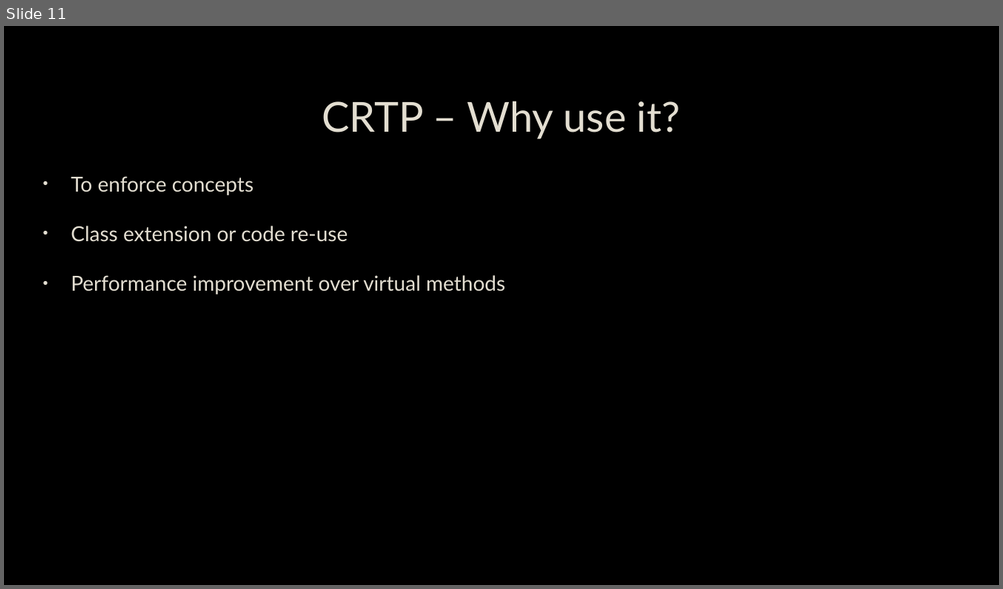
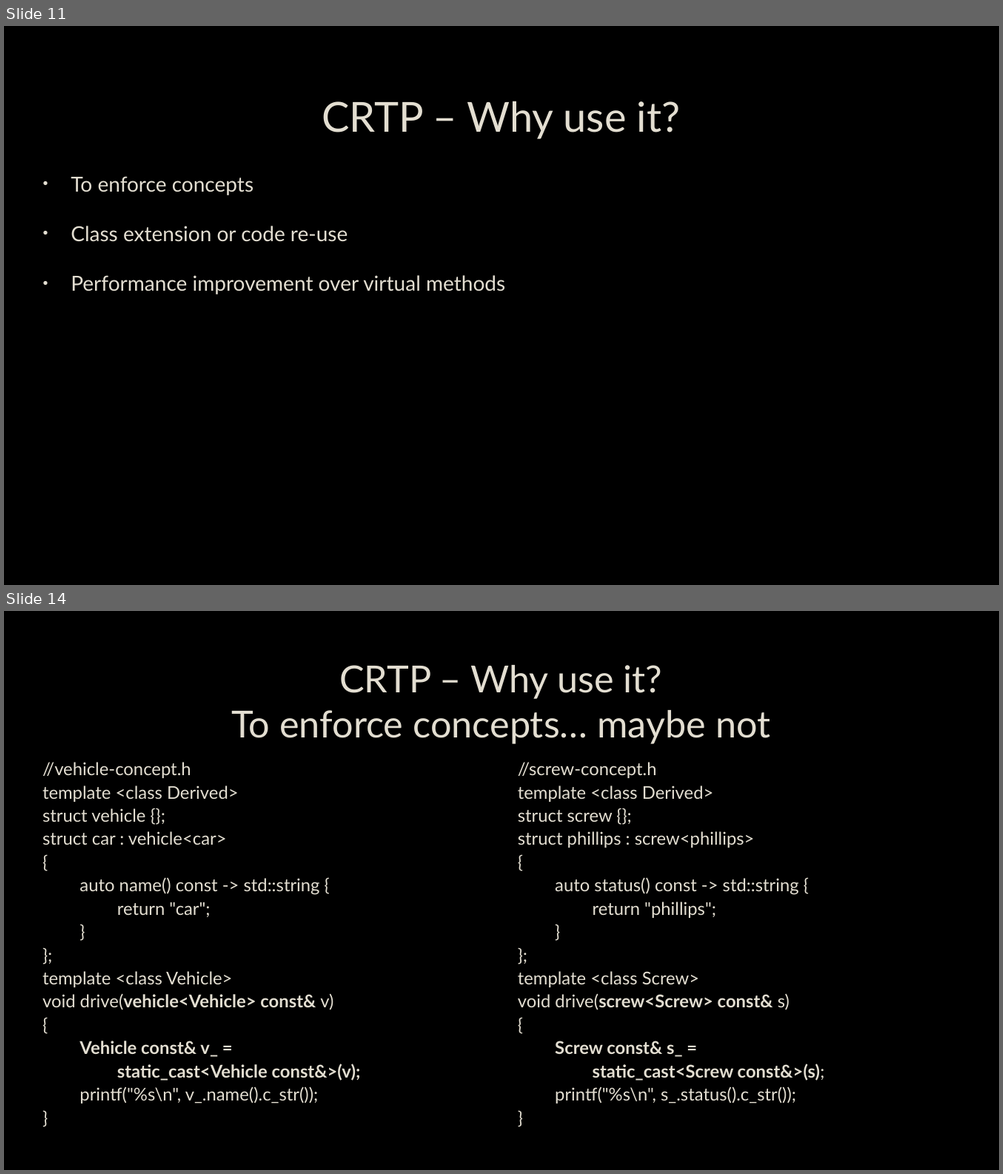
Before and after one commit to capsocrates/crtp-meetup-talk, a slide deck: CRTP.pptx. Shown one above the other, each under a label of ours: slide 11 before the commit, slides 11 and 14 after it; the slides between them are not shown. The pictures are 1003x589 and 1003x1174 pixels, drawn with LibreOffice and Linux fonts; fonts in the diff are those of the drawing; background and template pictures are left out. Boxes give left, top, right and bottom in pixels: in the first picture for what was removed or moved away, otherwise in the second. Text is boxed around its words. In the diff, an @@ line names an element or a change of style, - is before the commit and + after.

```diff
--- a/CRTP.pptx
+++ b/CRTP.pptx
@@ slide 14 added at box(4, 611, 999, 1170), background picture (left out) @@
@@ title added at box(231, 665, 770, 743), 36 pt, text #E3DED1 @@
+CRTP – Why use it?
+To enforce concepts… maybe not
@@ text added at box(42, 762, 361, 1104), 17 pt, text #E3DED1 @@
+//vehicle-concept.h
+template <class Derived>
+struct vehicle {};
+struct car : vehicle<car>
+{
+auto name() const -> std::string {
+return "car";
+}
+};
+template <class Vehicle>
+void drive(vehicle<Vehicle> const& v)
+{
+Vehicle const& v_ =
+static_cast<Vehicle const&>(v);
+printf("%s\n", v_.name().c_str());
+}
@@ text added at box(518, 762, 825, 1104), 17 pt, text #E3DED1 @@
+//screw-concept.h
+template <class Derived>
+struct screw {};
+struct phillips : screw<phillips>
+{
+auto status() const -> std::string {
+return "phillips";
+}
+};
+template <class Screw>
+void drive(screw<Screw> const& s)
+{
+Screw const& s_ =
+static_cast<Screw const&>(s);
+printf("%s\n", s_.status().c_str());
+}
```
Also in this commit, not shown: 4 slides changed, 1 other slide added, 1 other file.
